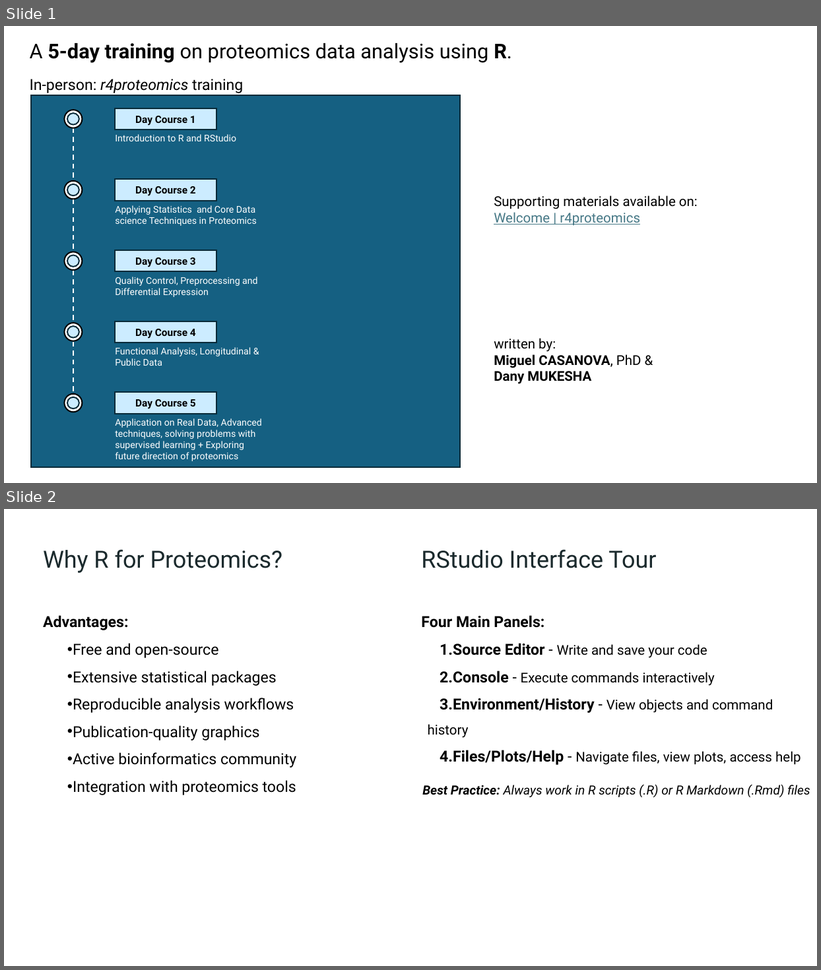
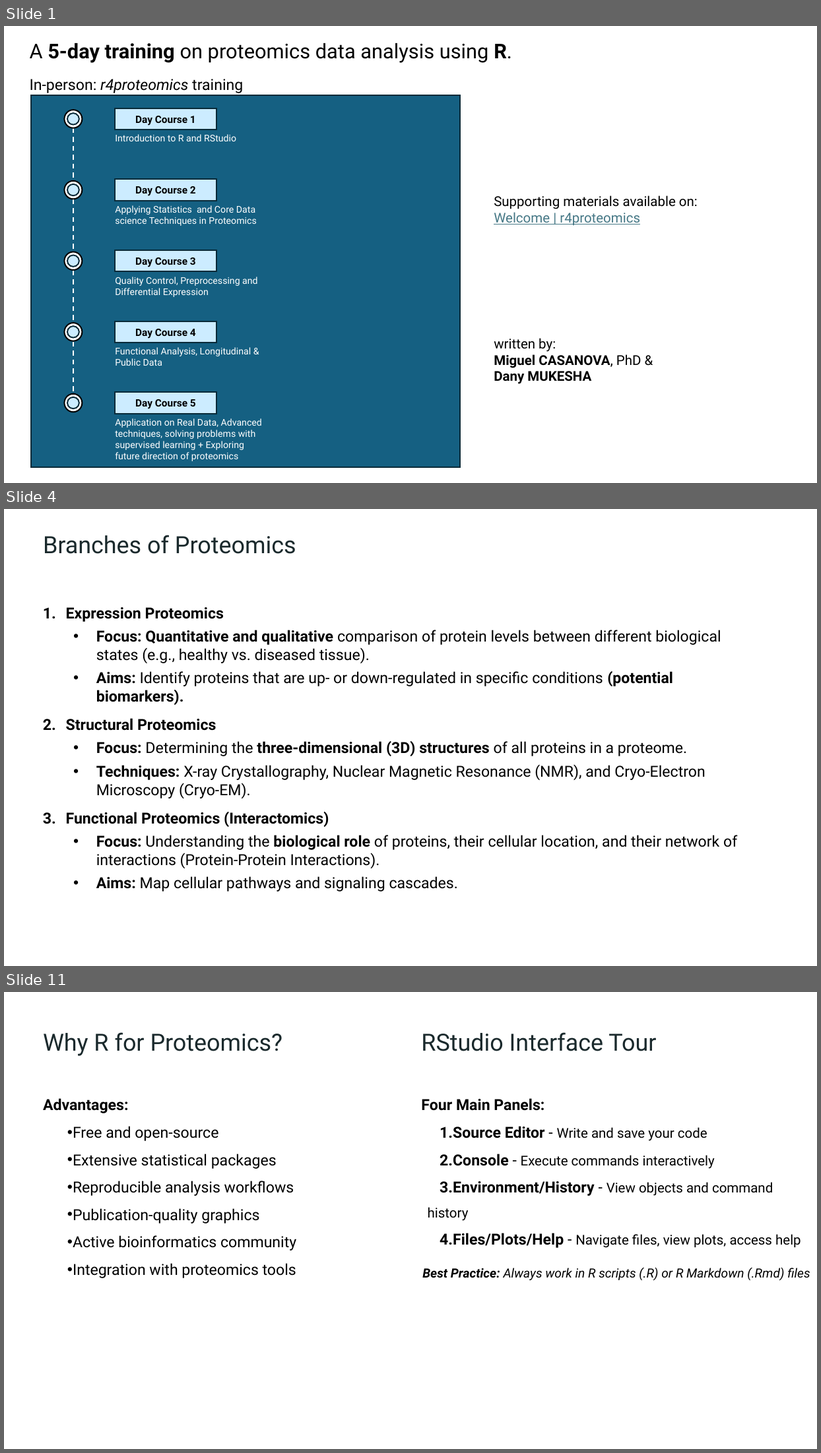
Before and after one commit to lodiag-holocron/r4proteomics, a slide deck: inst/r4proteomics_slides.pptx. Shown one above the other, each under a label of ours: slides 1 and 2 before the commit, slides 1, 4 and 11 after it; the slides between them are not shown. The pictures are 821x970 and 821x1453 pixels, drawn with LibreOffice and Linux fonts; fonts in the diff are those of the drawing. Boxes give left, top, right and bottom in pixels: in the first picture for what was removed or moved away, otherwise in the second. Text is boxed around its words. In the diff, an @@ line names an element or a change of style, - is before the commit and + after.

```diff
--- a/inst/r4proteomics_slides.pptx
+++ b/inst/r4proteomics_slides.pptx
@@ slide 4 added at box(4, 509, 817, 966), background #FFFFFF @@
@@ text added at box(43, 535, 296, 554), 28 pt, text #1A292C @@
+Branches of Proteomics
@@ text added at box(66, 607, 737, 892), 18 pt, text #000000 @@
+1. Expression Proteomics
+  • Focus: Quantitative and qualitative comparison of protein levels between different biological states (e.g., healthy vs. diseased tissue).
+  • Aims: Identify proteins that are up- or down-regulated in specific conditions (potential biomarkers).
+2. Structural Proteomics
+  • Focus: Determining the three-dimensional (3D) structures of all proteins in a proteome.
+  • Techniques: X-ray Crystallography, Nuclear Magnetic Resonance (NMR), and Cryo-Electron Microscopy (Cryo-EM).
+3. Functional Proteomics (Interactomics)
+  • Focus: Understanding the biological role of proteins, their cellular location, and their network of interactions (Protein-Protein Interactions).
+  • Aims: Map cellular pathways and signaling cascades.
@@ what was slide 2 is now slide 11 @@
```
Also in this commit, not shown: 8 other slides added.
